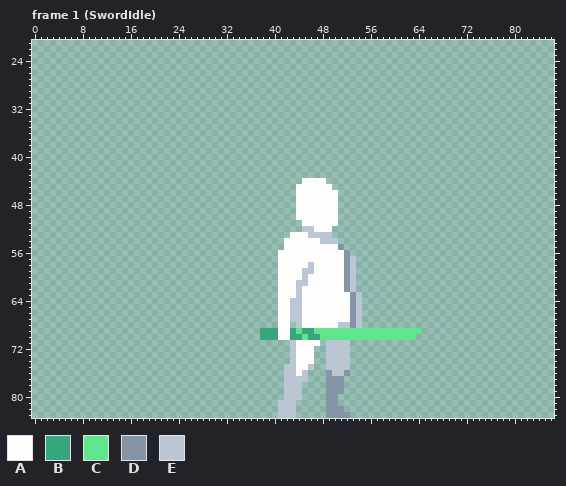
Edited in one commit: pixel-art file (Assets/DeadRevolver/PixelPrototypePlayerSprites/Art/Aseprite/PlayerCombat.aseprite). The picture above was drawn from the file before the commit.
96x84 pixels, 299 frames. Colours within 5 levels of each other are drawn and written as one. Shown: frame 1 (SwordIdle): x 0..86, y 21..83. The commit also changed other frames, which this record leaves out.
Visible layers, top first: "Player/FX", "Player/Head", "Player/RightArm", "Player/Torso", "Player/LeftArm", "Player/Weapon", "Player/RightLeg", "Player/LeftLeg".
Palette (. is transparent): A #fffcfc  B #38a67c  C #5fe68c  D #8595a8  E #bac6d4
Pixels before, frame 1 (SwordIdle) (only the part around the change), first column x 35:
33 ............................
34 ............................
35 ............................
36 ............................
37 ............................
38 ............................
39 ............................
40 ............................
41 ............................
42 ............................
43 ............................
44 ..........AAAA..............
45 .........AAAAAA.............
46 .........AAAAAAA............
47 .........AAAAAAA............
48 .........AAAAAAA............
49 .........AAAAAAA............
50 .........AAAAAAA............
51 ..........AAAAAA............
52 ..........EEAAA.............
53 ........AAAEEEE.............
54 .......AAAAAAEEE............
55 .......AAAAAAAAAD...........
56 ......AAAAAAAAAAAD..........
57 ......AAAAAAAAAAADE.........
58 ......AAAAAEAAAAADE.........
59 ......AAAAEEAAAAADE.........
60 ......AAAAEAAAAAADE.........
61 ......AAAEEAAAAAADE.........
62 ......AAAEAAAAAAADE.........
63 ......AAAEAAAAAAAADE........
64 ......AAEEAAAAAAAADE........
65 ......AAEEAAAAAAAADE........
66 ......AAEEAAAAAAAADE........
67 ......AAEEAAAAAAAADE........
68 ......AA.EAAAAAAEEDE........
69 ...BBBAABCBBCCCCCCCCCCCCCCCC
70 ...BBBAABBCBBCCCCCCCCCCCCCCC
71 ........EAAAA.EEEE..........
72 ........EAAA..EEEE..........
73 ........EAAA..EEEE..........
74 ........EAAA..EEEE..........
75 .......EEAAE..EEEE..........
76 .......EEAE...DEED..........
77 .......EEEE...DDD...........
78 .......EEE....DDD...........
79 .......EEE....DDD...........
80 .......EEE....DD............
81 ......EEE.....DD............
82 ......EEE.....DDD...........
83 ......EEE.....DDDD..........
After the commit:
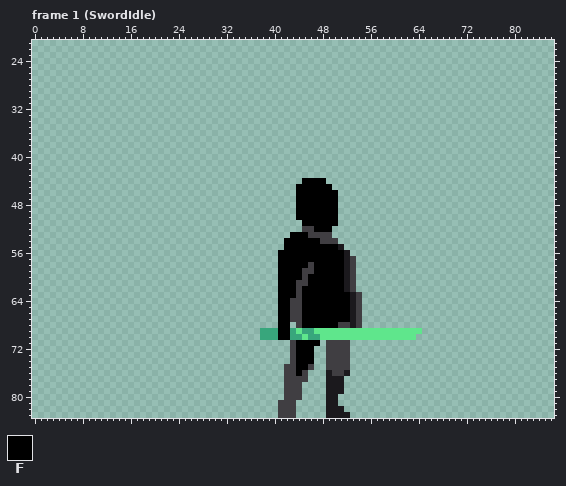
Colours new in this view: F #000000
From old to new:
colour D: #8595a8 -> #1b191d
colour E: #bac6d4 -> #403e42
Changed rows in their new state; - is a pixel that keeps its letter.
Frame 1 (SwordIdle):
first column x 41:
44 ----FFFF----
45 ---FFFFFF---
46 ---FFFFFFF--
47 ---FFFFFFF--
48 ---FFFFFFF--
49 ---FFFFFFF--
50 ---FFFFFFF--
51 ----FFFFFF--
52 ------FFF---
53 --FFF-------
54 -FFFFFF-----
55 -FFFFFFFFF--
56 FFFFFFFFFFF-
57 FFFFFFFFFFF-
58 FFFFF-FFFFF-
59 FFFF--FFFFF-
60 FFFF-FFFFFF-
61 FFF--FFFFFF-
62 FFF-FFFFFFF-
63 FFF-FFFFFFFF
64 FF--FFFFFFFF
65 FF--FFFFFFFF
66 FF--FFFFFFFF
67 FF--FFFFFFFF
68 FF--FFFFFF--
69 FF----------
70 FF----------
71 ---FFFF-----
72 ---FFF------
73 ---FFF------
74 ---FFF------
75 ---FF-------
76 ---F--------
Changed places in both pictures, as pixel boxes (x1, y1, x2, y2):
changed: (278, 178, 362, 418)
